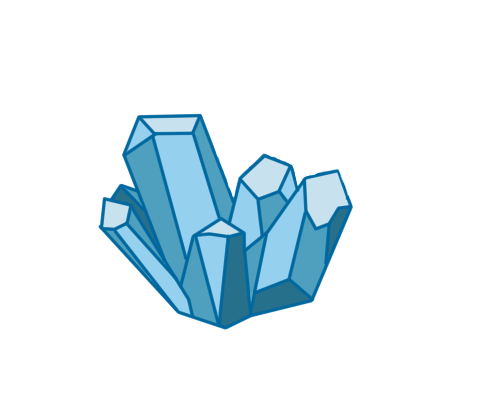
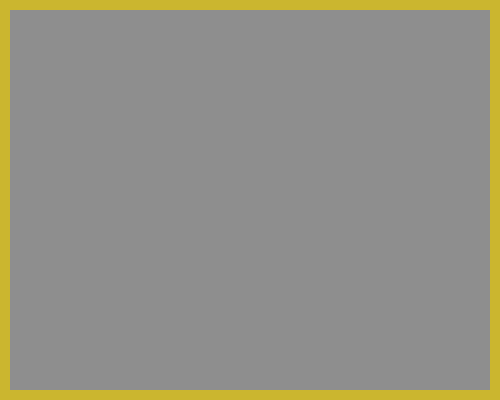
Layered file, before and after one edit (500x400). Changes by layer:
hid "Layer 10(pasted)", painted on it over [64, 0, 500, 384]
showed "Layer 4", painted on it over [0, 0, 500, 400]
showed "Layer 5", painted on it over [0, 0, 500, 400]
